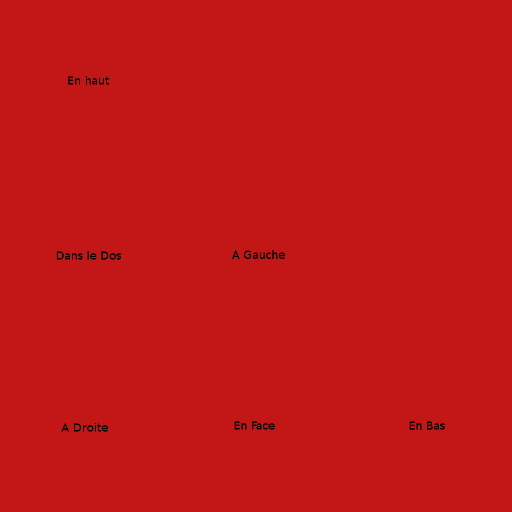
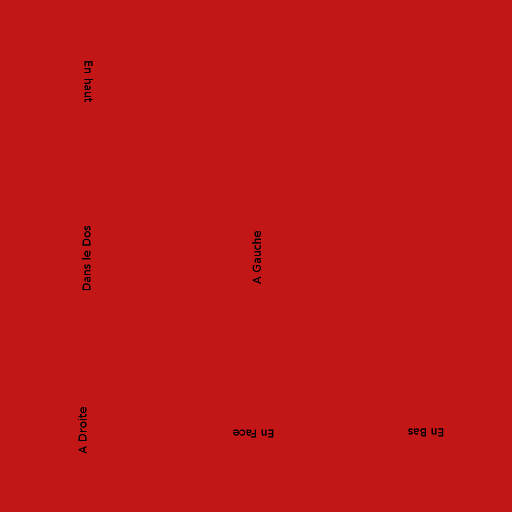
The second 512px x 512px image is a revision of the first. Changes to its layers:
painted on "En haut" over [68, 61, 109, 102]
painted on "En Bas" over [408, 421, 445, 437]
painted on "En Face" over [233, 421, 275, 438]
painted on "A Droite" over [61, 407, 108, 454]
painted on "A Gauche" over [232, 231, 285, 284]
painted on "Dans le Dos" over [56, 226, 121, 291]
showed "cube-uv-map.png" over [56, 61, 445, 454]
